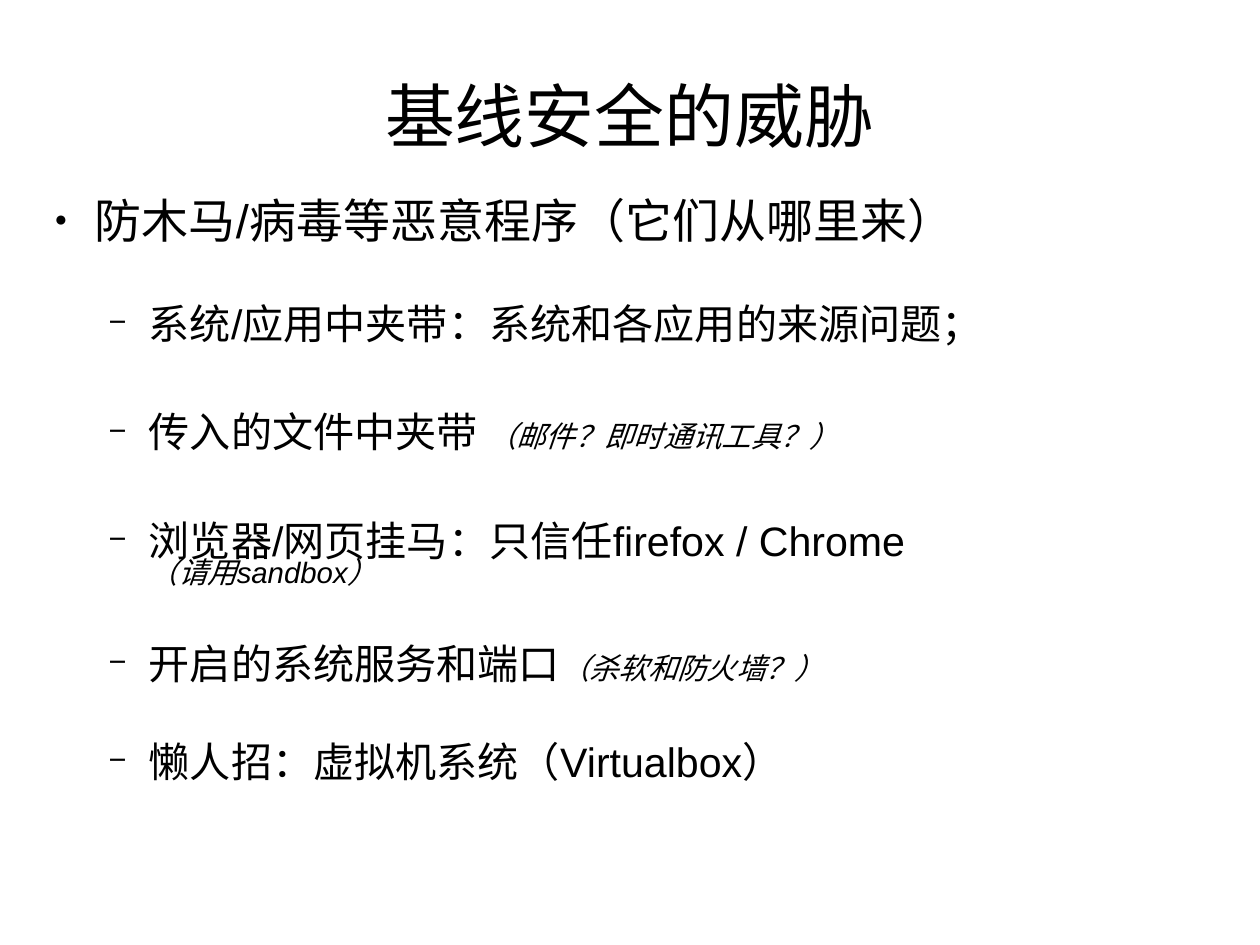
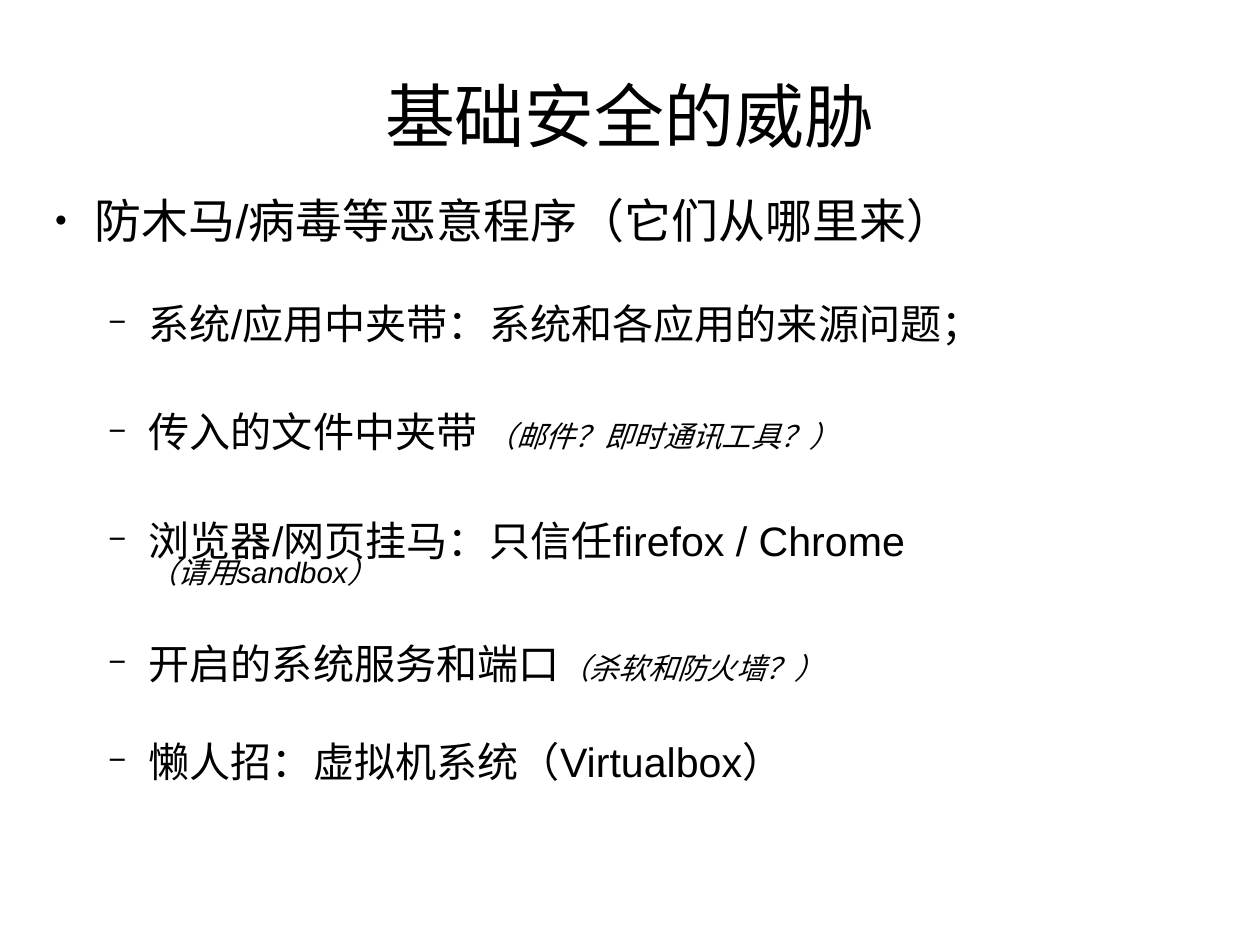
Before and after one commit to awesome-archive/Digital-rights, a slide deck: slide 4 of security-training-1.ppt. Drawn at 1260x945 pixels with LibreOffice and Linux fonts; fonts in the diff are those of the drawing; background and template pictures are left out. Boxes give left, top, right and bottom in pixels: in the first picture for what was removed or moved away, otherwise in the second. Text is boxed around its words. In the diff, an @@ line names an element or a change of style, - is before the commit and + after.

```diff
--- a/security-training-1.ppt
+++ b/security-training-1.ppt
@@ title at (385, 82, 874, 148): text changed; font Arial to Times New Roman @@
-基线安全的威胁
+基础安全的威胁
```
Also in this commit, not shown: 10 other slides changed, 10 other files.
